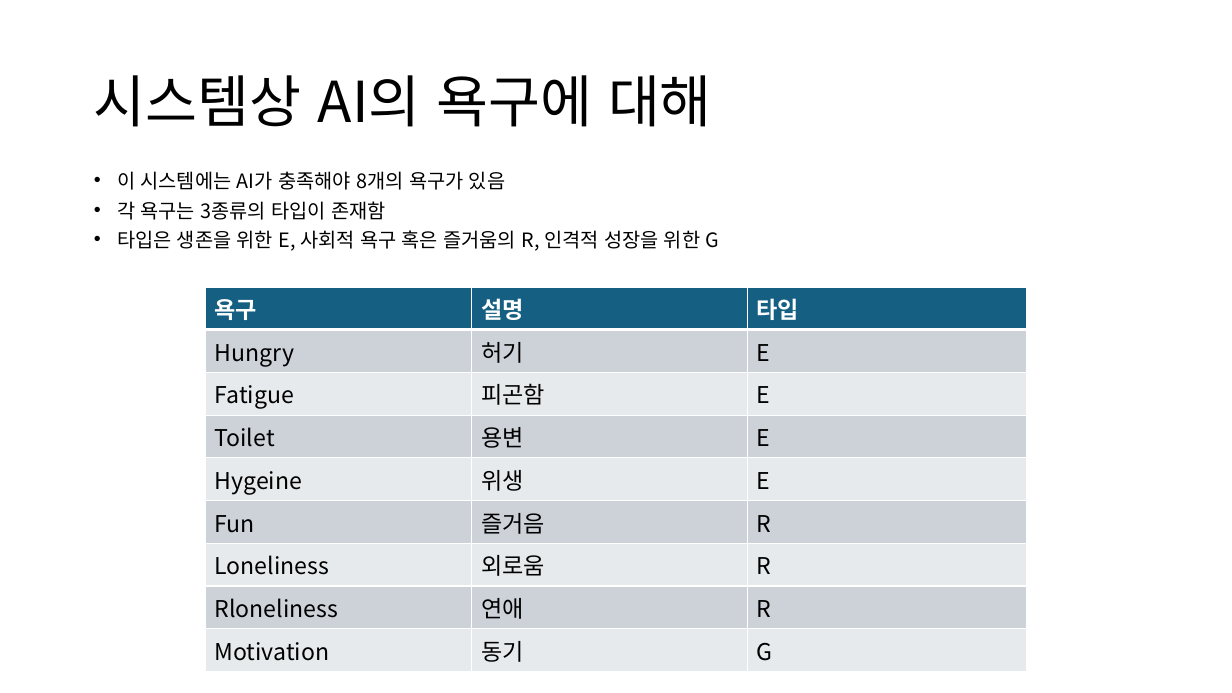
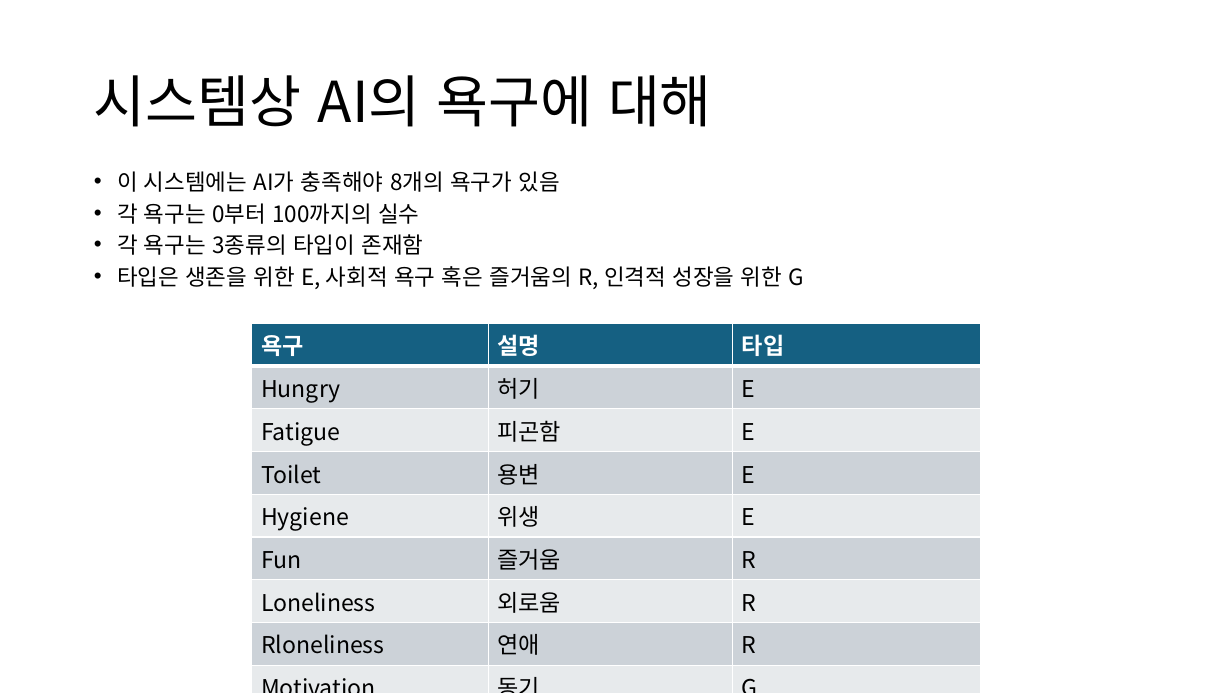
Before and after one commit to pilboy97/SchoolSim, a slide deck: slide 7 of Doc/Utility AI의 구현과 검증.pptx. Drawn at 1232x693 pixels with LibreOffice and Linux fonts; fonts in the diff are those of the drawing. Boxes give left, top, right and bottom in pixels: in the first picture for what was removed or moved away, otherwise in the second. Text is boxed around its words. In the diff, an @@ line names an element or a change of style, - is before the commit and + after.

```diff
--- a/Doc/Utility AI의 구현과 검증.pptx
+++ b/Doc/Utility AI의 구현과 검증.pptx
@@ text at (x1=117, y1=171, x2=804, y2=289): size 15.4 to 17.5 pt in "이 시스템에는 AI가 충족해야 8개의 욕구가 있음", "각 욕구는 3종류의 타입이 존재함", "타입은 생존을 위한 E, 사회적 욕구 혹은 ..." @@
@@ text at (x1=117, y1=203, x2=419, y2=224): paragraph added @@
+• 각 욕구는 0부터 100까지의 실수
@@ table at (x1=252, y1=323, x2=982, y2=659) @@
-row 5, column 1: Hygeine
+row 5, column 1: Hygiene
-row 6, column 2: 즐거음
+row 6, column 2: 즐거움
@@ table resized from (x1=205, y1=287, x2=1026, y2=666) to (x1=252, y1=323, x2=982, y2=659) @@
```
Also in this commit, not shown: 7 other slides changed, 5 slides added, 1 slide removed, 26 other files.
